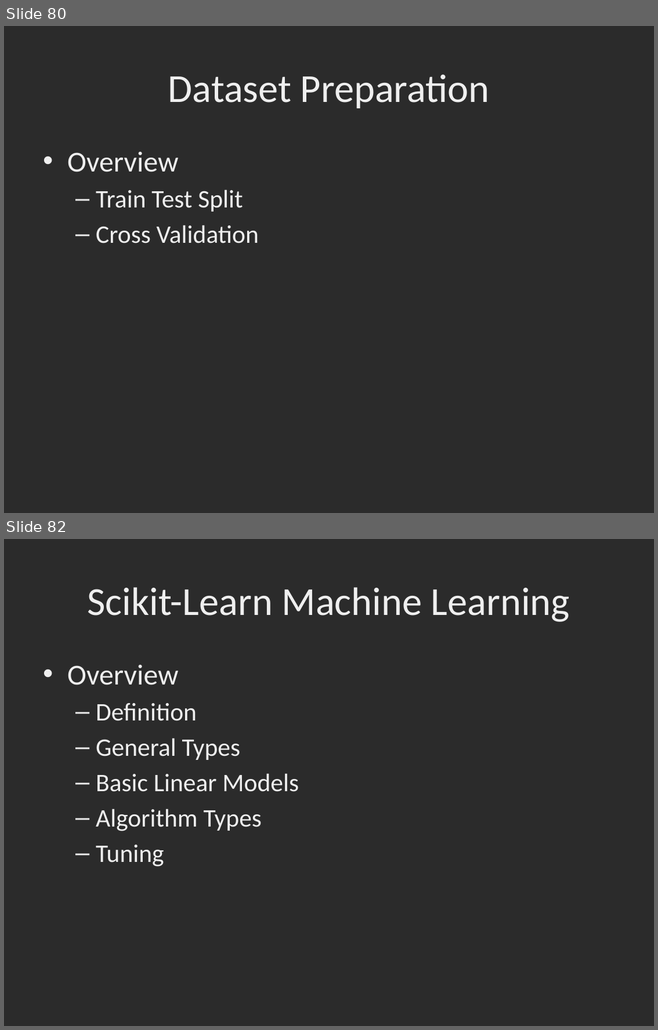
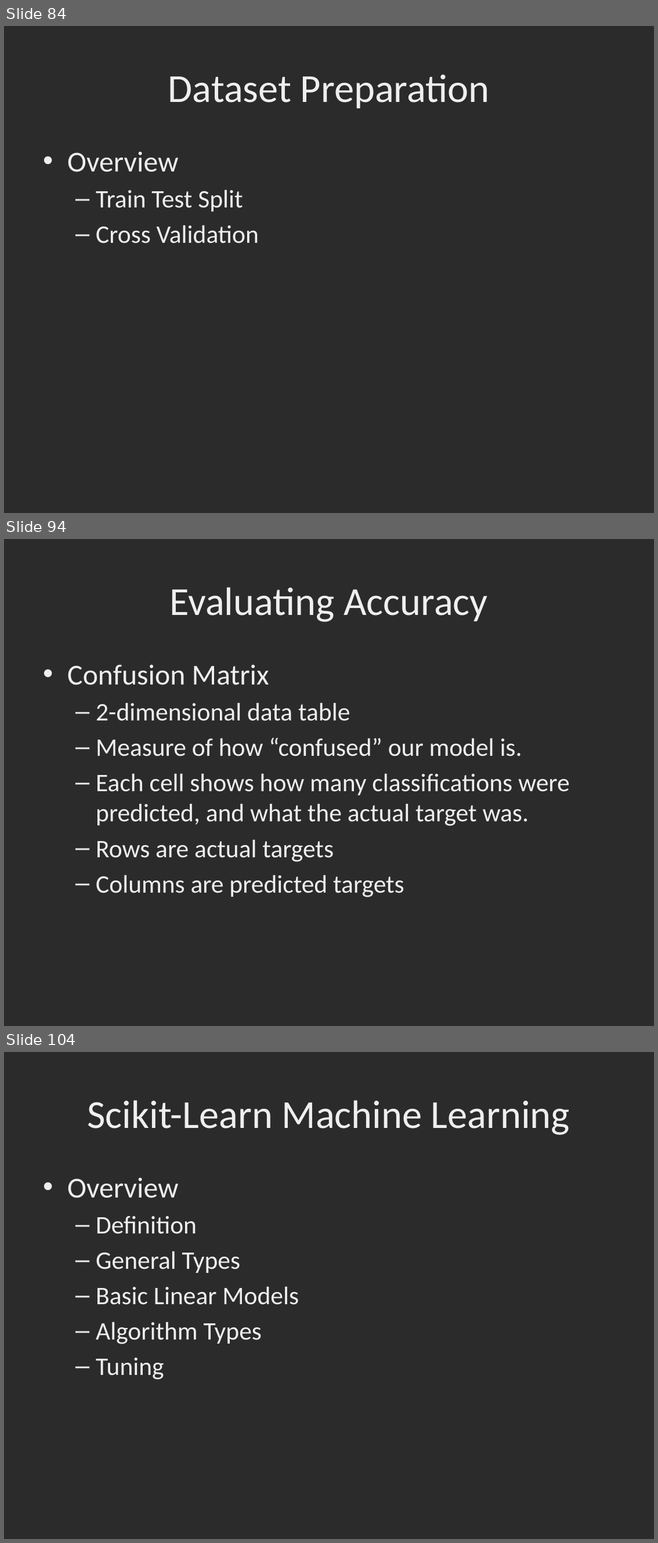
Before and after one commit to dbowmans46/PracticalProgramming, a slide deck: Session 7 - Python/Instructional Material/Session 7 - Python Brief Intro to Machine Learning with Scikit Learn.pptx. Shown one above the other, each under a label of ours: slides 80 and 82 before the commit, slides 84, 94 and 104 after it; the slides between them are not shown. The pictures are 658x1030 and 658x1543 pixels, drawn with LibreOffice and Linux fonts; fonts in the diff are those of the drawing; background and template pictures are left out; a plain dark background stands for a picture behind light text. Boxes give left, top, right and bottom in pixels: in the first picture for what was removed or moved away, otherwise in the second. Text is boxed around its words. In the diff, an @@ line names an element or a change of style, - is before the commit and + after.

Commit message:
Model evaluation slides added, added additional decision tree slides.

```diff
--- a/Session 7 - Python/Instructional Material/Session 7 - Python Brief Intro to Machine Learning with Scikit Learn.pptx
+++ b/Session 7 - Python/Instructional Material/Session 7 - Python Brief Intro to Machine Learning with Scikit Learn.pptx
@@ slide 94 added at bbox=[4, 539, 654, 1026], background picture (left out) @@
@@ title added at bbox=[169, 587, 487, 622], 44 pt, text #EFEFEF @@
+Evaluating Accuracy
@@ text added at bbox=[67, 665, 570, 897], 28 pt, text #EFEFEF @@
+• Confusion Matrix
+  – 2-dimensional data table
+  – Measure of how “confused” our model is.
+  – Each cell shows how many classifications were predicted, and what the actual target was.
+  – Rows are actual targets
+  – Columns are predicted targets
@@ what was slide 80 is now slide 84 @@
@@ what was slide 82 is now slide 104 @@
```
Also in this commit, not shown: 3 slides changed, 26 other slides added.
